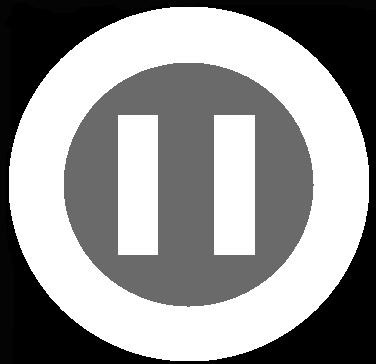
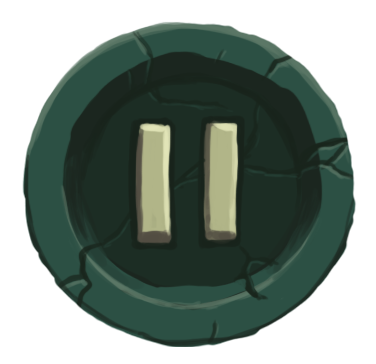
Two versions of the same layered image (376x364). Layer-by-layer changes:
removed layer "Camada 1" over [left=0, top=0, right=376, bottom=364]
added layer "Layer 1" above "Background" over [left=22, top=21, right=357, bottom=347]
renamed "Plano de Fundo" to "Background", hid it, painted on it over [left=0, top=0, right=376, bottom=364]
